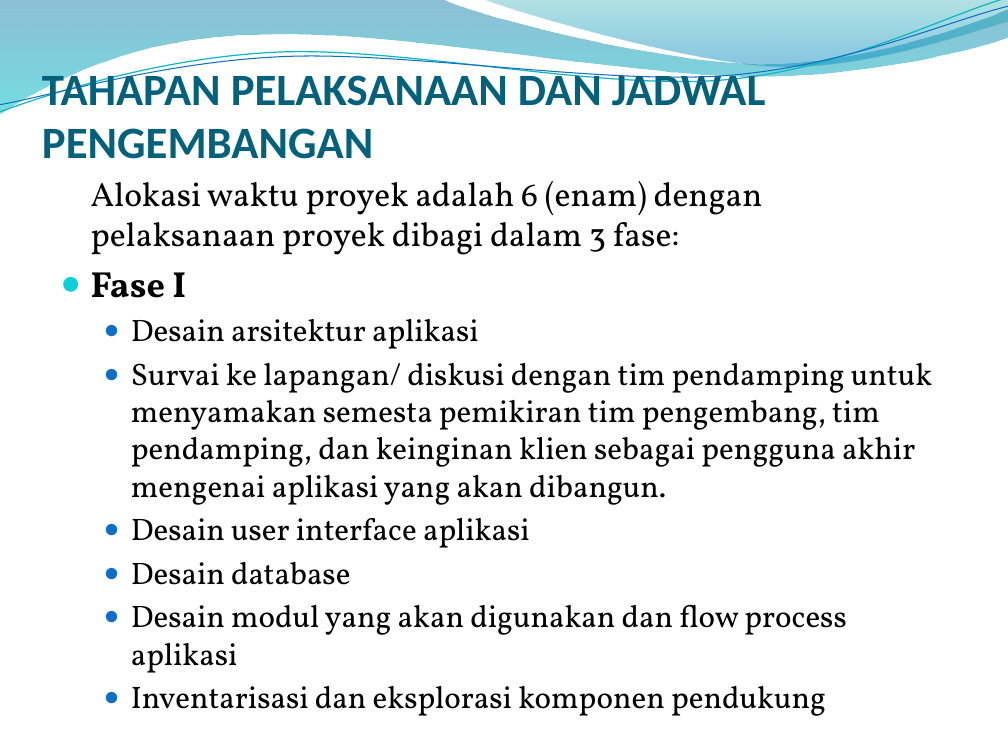
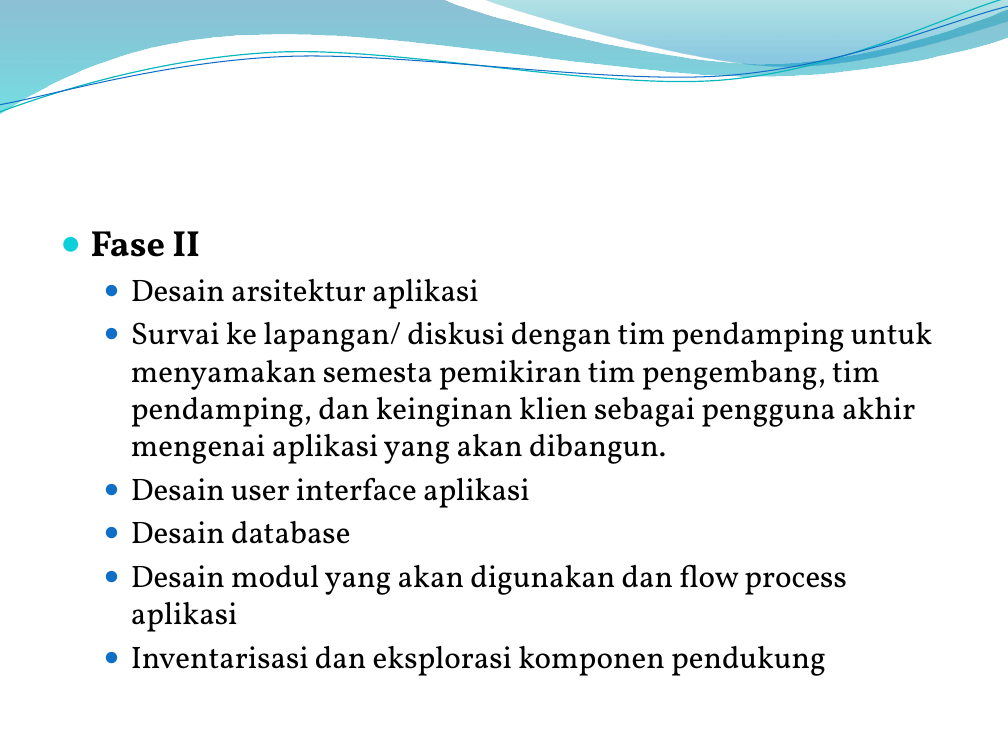
Before and after one commit to tarecha/mppl-f, a slide deck: slide 12 of Dokumen/Proposal/PPT E-PROCUREMENT SIM.pptx (slide 11 before the commit). Drawn at 1008x756 pixels with LibreOffice and Linux fonts; fonts in the diff are those of the drawing; background and template pictures are left out. Boxes give left, top, right and bottom in pixels: in the first picture for what was removed or moved away, otherwise in the second. Text is boxed around its words. In the diff, an @@ line names an element or a change of style, - is before the commit and + after.

```diff
--- a/Dokumen/Proposal/PPT E-PROCUREMENT SIM.pptx
+++ b/Dokumen/Proposal/PPT E-PROCUREMENT SIM.pptx
@@ title removed at (x1=42, y1=68, x2=765, y2=159) @@
-TAHAPAN PELAKSANAAN DAN JADWAL PENGEMBANGAN
@@ text at (x1=91, y1=231, x2=200, y2=257): text changed; size 24.1 to 25.9 pt; text colour #000000 to #444444; bold on @@
-Alokasi waktu proyek adalah 6 (enam) dengan pelaksanaan proyek dibagi dalam 3 fase:
-● Fase I
+● Fase II
@@ text at (x1=131, y1=279, x2=932, y2=676): text colour #000000 to #444444 @@
```
Also in this commit, not shown: 12 other slides changed, 1 slide added, 1 slide removed.
